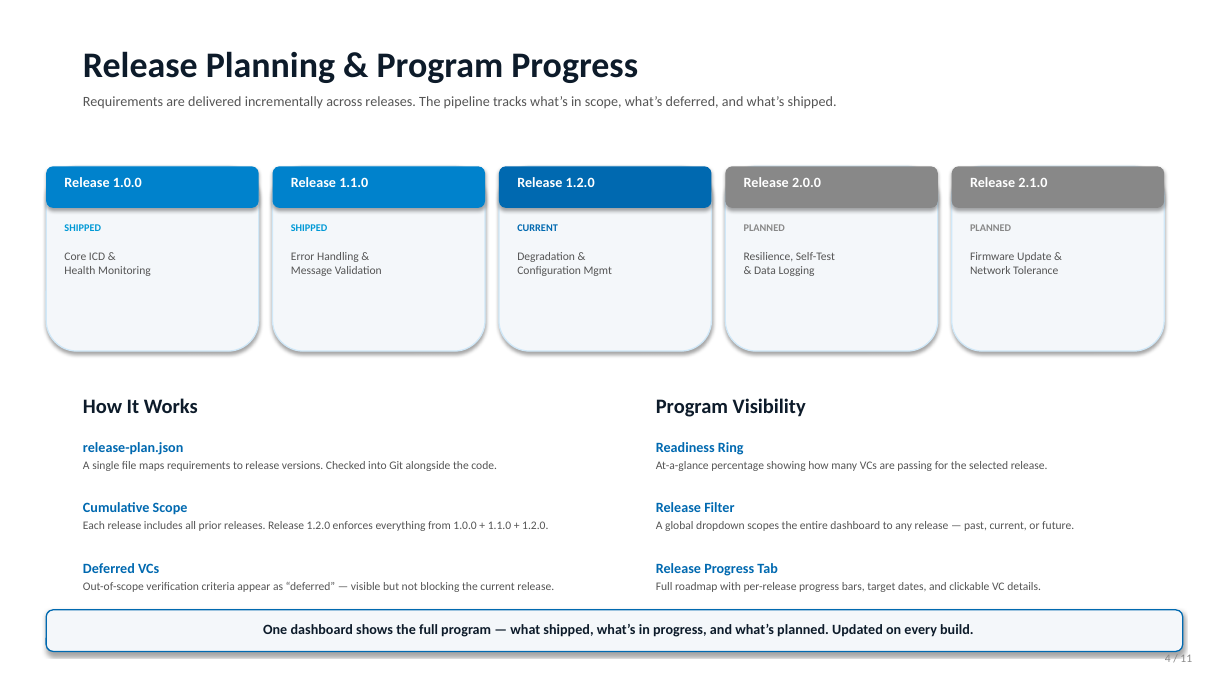
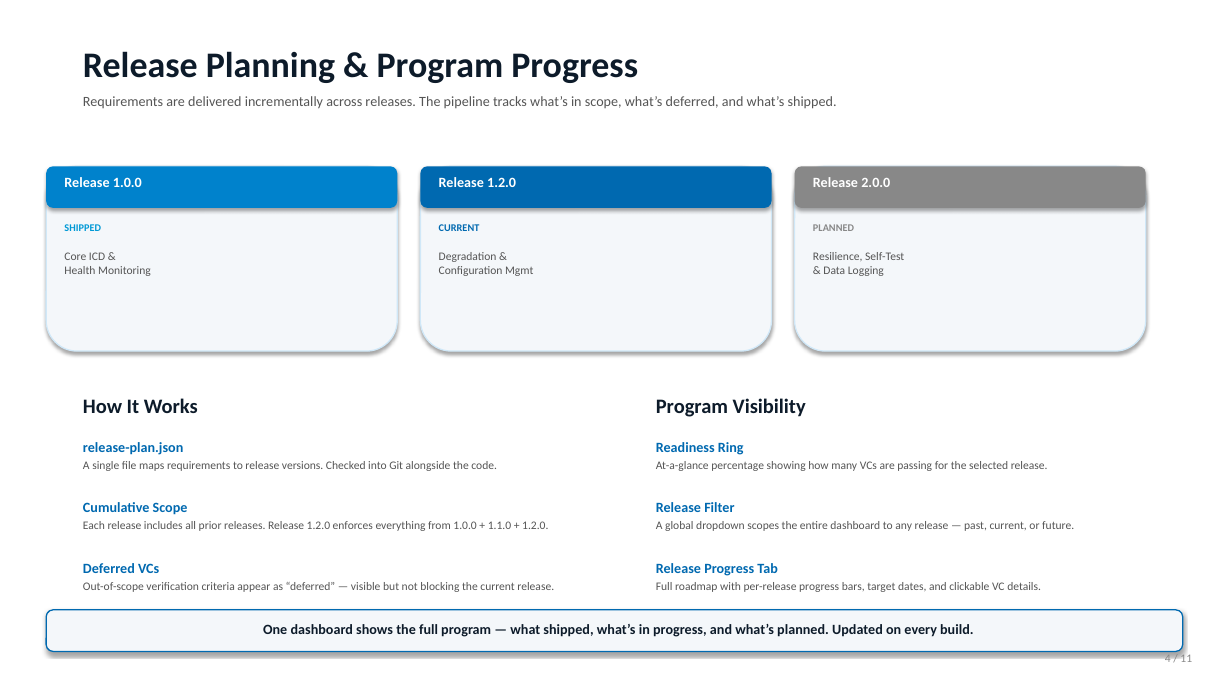
Before and after one commit to blake-perkins/product-pipeline, a slide deck: slide 4 of docs/presentations/MBSE_Pipeline_Executive_Brief.pptx. Drawn at 1232x693 pixels with LibreOffice and Linux fonts; fonts in the diff are those of the drawing. Boxes give left, top, right and bottom in pixels: in the first picture for what was removed or moved away, otherwise in the second. Text is boxed around its words. In the diff, an @@ line names an element or a change of style, - is before the commit and + after.

```diff
--- a/docs/presentations/MBSE_Pipeline_Executive_Brief.pptx
+++ b/docs/presentations/MBSE_Pipeline_Executive_Brief.pptx
@@ rounded rectangle: place and size @@
-rounded rectangle at <box>46,166,259,351</box>
+rounded rectangle at <box>46,166,397,351</box>
@@ rounded rectangle: place and size @@
-rounded rectangle at <box>46,166,259,208</box>
+rounded rectangle at <box>46,166,397,208</box>
@@ rounded rectangle removed at <box>273,166,485,351</box> @@
@@ rounded rectangle removed at <box>273,166,485,208</box> @@
@@ text removed at <box>291,177,368,187</box> @@
-Release 1.1.0
@@ rounded rectangle: place and size @@
-rounded rectangle at <box>499,166,712,351</box>
+rounded rectangle at <box>421,166,772,351</box>
@@ rounded rectangle: place and size @@
-rounded rectangle at <box>499,166,712,208</box>
+rounded rectangle at <box>421,166,772,208</box>
@@ text "Release 1.2.0": place and size @@
-text "Release 1.2.0" at <box>517,177,595,187</box>
+text "Release 1.2.0" at <box>439,177,516,187</box>
@@ rounded rectangle removed at <box>726,166,938,351</box> @@
@@ rounded rectangle removed at <box>726,166,938,208</box> @@
@@ rounded rectangle: place and size @@
-rounded rectangle at <box>952,166,1165,351</box>
+rounded rectangle at <box>795,166,1146,351</box>
@@ rounded rectangle: place and size @@
-rounded rectangle at <box>952,166,1165,208</box>
+rounded rectangle at <box>795,166,1146,208</box>
@@ text "Release 2.0.0": place and size @@
-text "Release 2.0.0" at <box>744,177,821,187</box>
+text "Release 2.0.0" at <box>813,177,890,187</box>
@@ text removed at <box>970,177,1047,187</box> @@
-Release 2.1.0
@@ text removed at <box>291,224,328,231</box> @@
-SHIPPED
@@ text "CURRENT": place and size @@
-text "CURRENT" at <box>517,224,558,231</box>
+text "CURRENT" at <box>439,224,480,231</box>
@@ text removed at <box>744,224,785,231</box> @@
-PLANNED
@@ text "PLANNED": place and size @@
-text "PLANNED" at <box>970,224,1011,231</box>
+text "PLANNED" at <box>813,224,854,231</box>
@@ text removed at <box>291,252,382,276</box> @@
-Error Handling &
-Message Validation
@@ text "Degradation & Configuration Mgmt": place and size @@
-text "Degradation & Configuration Mgmt" at <box>517,252,612,276</box>
+text "Degradation & Configuration Mgmt" at <box>439,252,533,276</box>
@@ text "Resilience, Self-Test & Data Logging": place and size @@
-text "Resilience, Self-Test & Data Logging" at <box>744,252,835,276</box>
+text "Resilience, Self-Test & Data Logging" at <box>813,252,904,276</box>
@@ text removed at <box>970,252,1058,274</box> @@
-Firmware Update &
-Network Tolerance
```
Also in this commit, not shown: 2 other slides changed, 1 other file.
